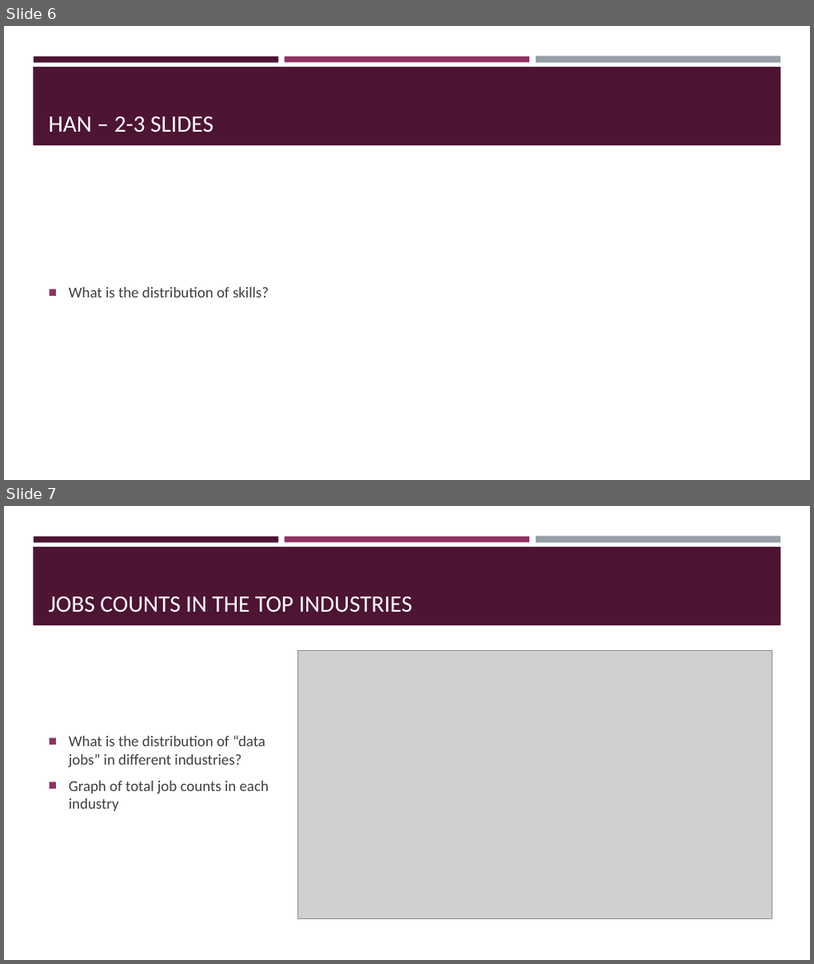
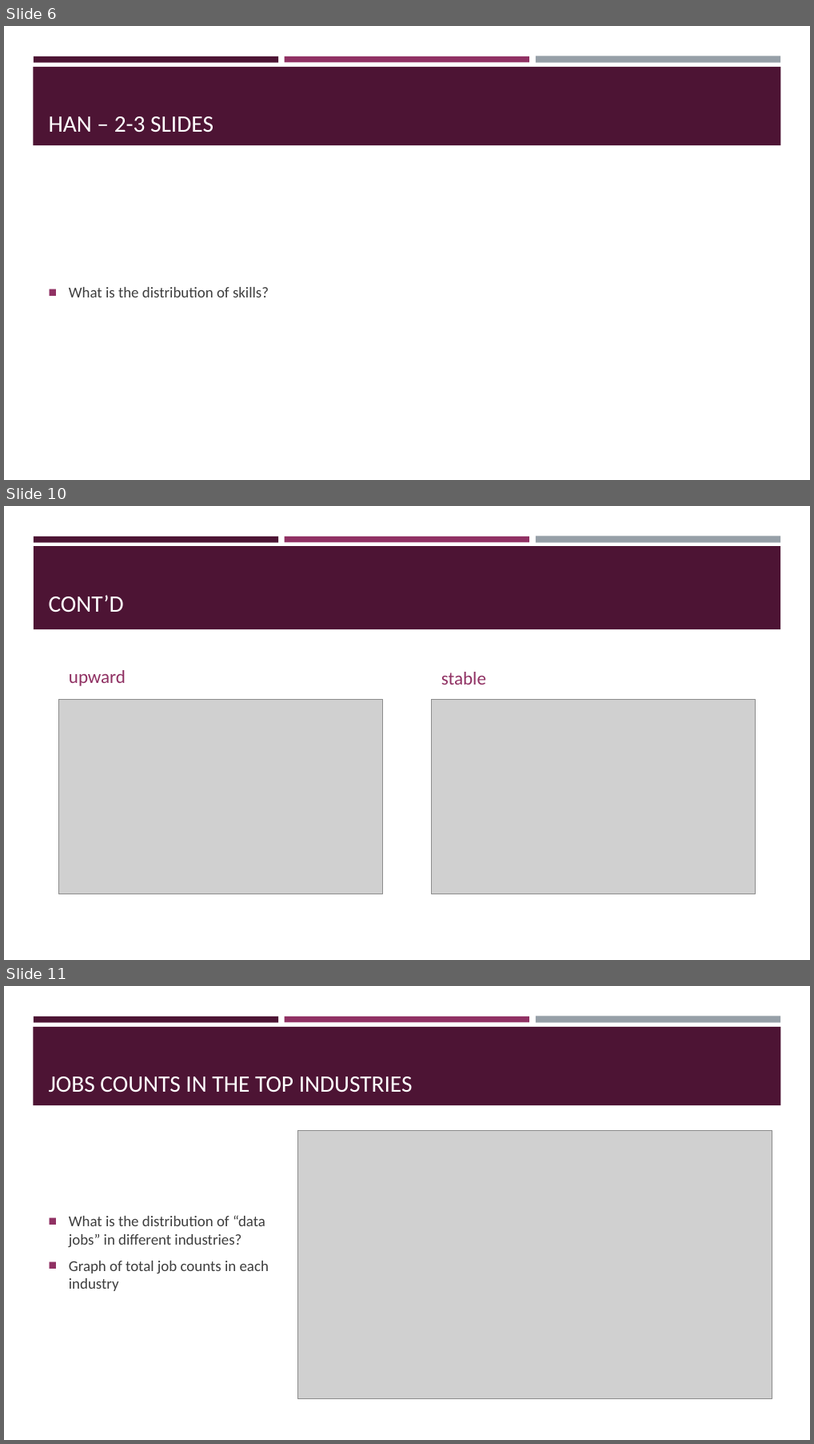
Before and after one commit to wcopeland118/Analysis-of-Data-Job-Salaries, a slide deck: Project 1 Presentation.pptx. Shown one above the other, each under a label of ours: slides 6 and 7 before the commit, slides 6, 10 and 11 after it; the slides between them are not shown. The pictures are 814x964 and 814x1444 pixels, drawn with LibreOffice and Linux fonts; fonts in the diff are those of the drawing; grey boxes stand for pictures. Boxes give left, top, right and bottom in pixels: in the first picture for what was removed or moved away, otherwise in the second. Text is boxed around its words. In the diff, an @@ line names an element or a change of style, - is before the commit and + after.

```diff
--- a/Project 1 Presentation.pptx
+++ b/Project 1 Presentation.pptx
@@ slide 10 added at [4, 506, 810, 960], background #FFFFFF; not listed: 3 template elements that a slide beside it also shows @@
@@ rectangle added at [34, 546, 782, 629], fill #4D1434 @@
@@ title added at [49, 595, 124, 612], 28 pt, text #FFFFFF @@
+CONT’D
@@ text added at [69, 670, 126, 686], 22 pt, text #903163 @@
+upward
@@ text added at [442, 672, 486, 684], 22 pt, text #903163 @@
+stable
@@ picture added at [59, 700, 382, 894] @@
@@ picture added at [432, 700, 755, 894] @@
@@ what was slide 7 is now slide 11 @@
```
Also in this commit, not shown: 3 other slides added, 9 other files.
